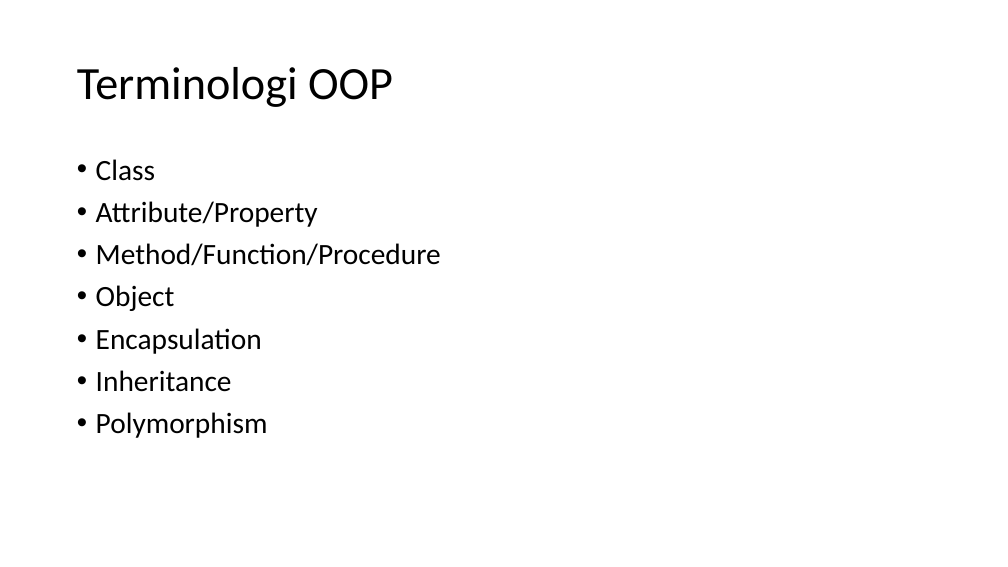
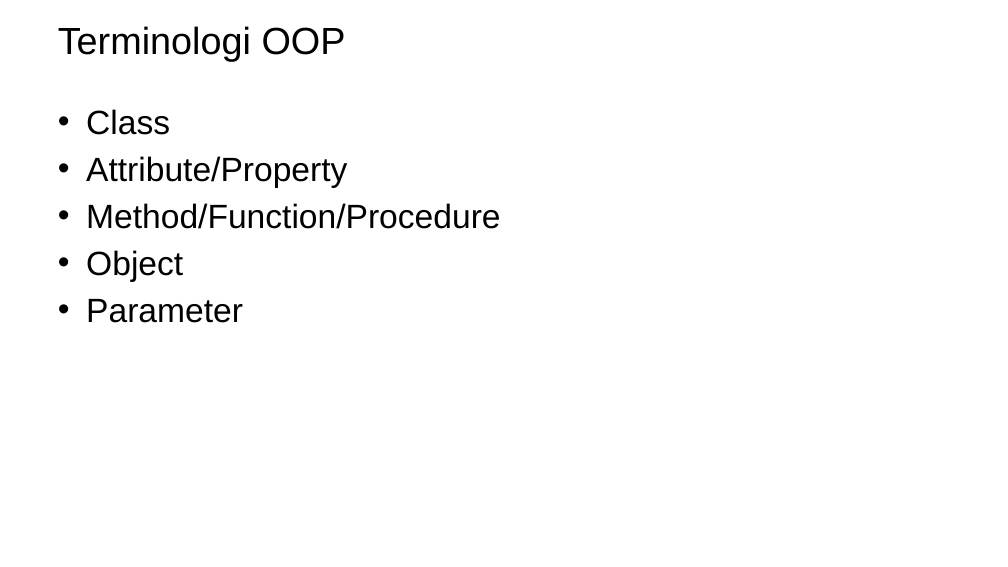
Before and after one commit to ruang-belajar/oop, a slide deck: slide 18 of pptx/pbo-pertemuan-1.pptx (slide 14 before the commit). Drawn at 1008x567 pixels with LibreOffice and Linux fonts; fonts in the diff are those of the drawing; background and template pictures are left out. Boxes give left, top, right and bottom in pixels: in the first picture for what was removed or moved away, otherwise in the second. Text is boxed around its words. In the diff, an @@ line names an element or a change of style, - is before the commit and + after.

```diff
--- a/pptx/pbo-pertemuan-1.pptx
+++ b/pptx/pbo-pertemuan-1.pptx
@@ title "Terminologi OOP": place and size @@
-title "Terminologi OOP" at bbox=[77, 67, 393, 107]
+title "Terminologi OOP" at bbox=[58, 26, 346, 62]
@@ title "Terminologi OOP" at bbox=[58, 26, 346, 62]: size 44 to 36 pt, font Calibri to Arial; line spacing 0.9 to 1 @@
@@ text "Class": place and size @@
-text "Class" at bbox=[96, 159, 441, 438]
+text "Class" at bbox=[86, 109, 500, 323]
@@ text at bbox=[86, 109, 500, 282]: size 28 to 32 pt, font Calibri to Arial in "Class", "Attribute/Property", "Method/Function/Procedure", "Object"; indent changed; line spacing 0.9 to 1; less space between paragraphs @@
@@ text at bbox=[86, 299, 243, 323]: text changed; size 28 to 32 pt; font Calibri to Arial @@
-• Encapsulation
-• Inheritance
-• Polymorphism
+• Parameter
```
Also in this commit, not shown: 13 other slides changed, 12 slides added, 14 slides removed, 1 other file.
